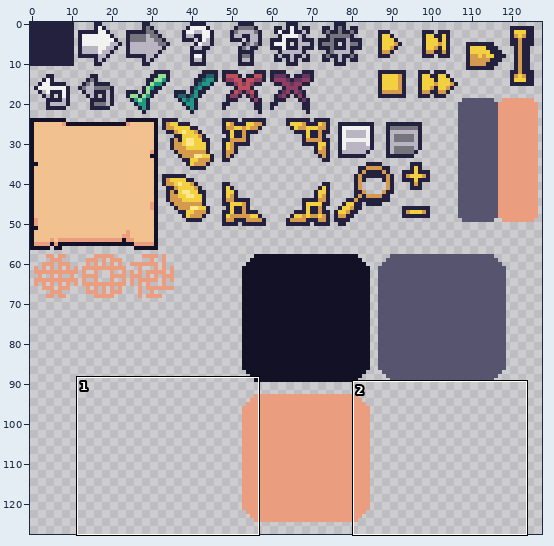
Sprite sheet: Dungeon Hunters/Assets/art/ui/sheet_ui.png. Above, an overview of the earlier version with the close-up marked.
Close-up. Old version:
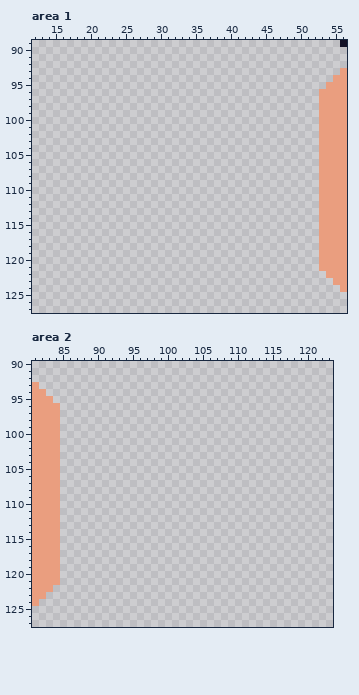
The file is 128x128 pixels. Colours within 5 levels of each other are drawn and written as one. Shown: area 1: x 12..56, y 89..127; area 2: x 81..123, y 90..127.
After the commit:
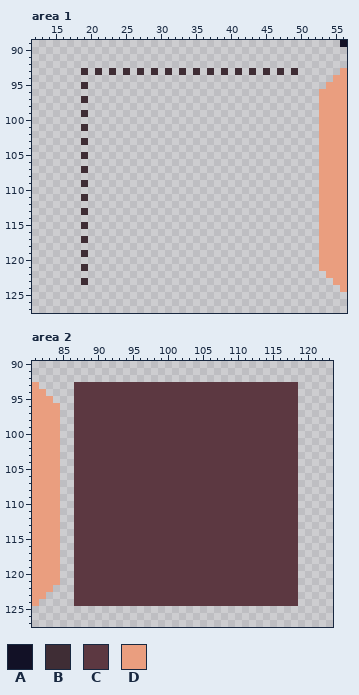
Palette (. is transparent): A #121126  B #3f2d35  C #5c3841  D #ea9e7ffe
What changed:
Area 1:
y 93: x 19 . -> B; x 21 . -> B; x 23 . -> B; x 25 . -> B; x 27 . -> B; x 29 . -> B; x 31 . -> B; x 33 . -> B; x 35 . -> B; x 37 . -> B; x 39 . -> B; x 41 . -> B; x 43 . -> B; x 45 . -> B; x 47 . -> B; x 49 . -> B
y 95: x 19 . -> B
y 97: x 19 . -> B
y 99: x 19 . -> B
y 101: x 19 . -> B
y 103: x 19 . -> B
y 105: x 19 . -> B
y 107: x 19 . -> B
y 109: x 19 . -> B
y 111: x 19 . -> B
y 113: x 19 . -> B
y 115: x 19 . -> B
y 117: x 19 . -> B
y 119: x 19 . -> B
y 121: x 19 . -> B
y 123: x 19 . -> B
Area 2:
y 93..124: x 87..118 ................................ -> CCCCCCCCCCCCCCCCCCCCCCCCCCCCCCCC
Where, in picture pixels (left, top, right, bottom), the same in both close-ups:
added: (81, 68, 298, 285)
added: (74, 382, 298, 606)
